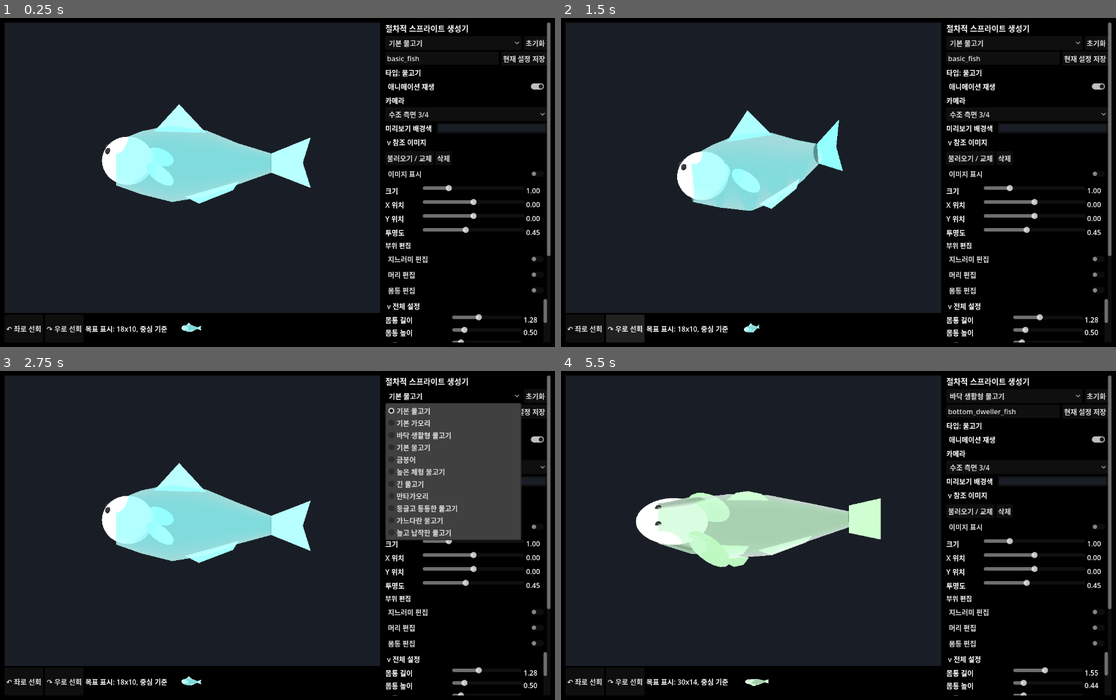
Above: before the commit, frames 1-4 (two rows, left to right).
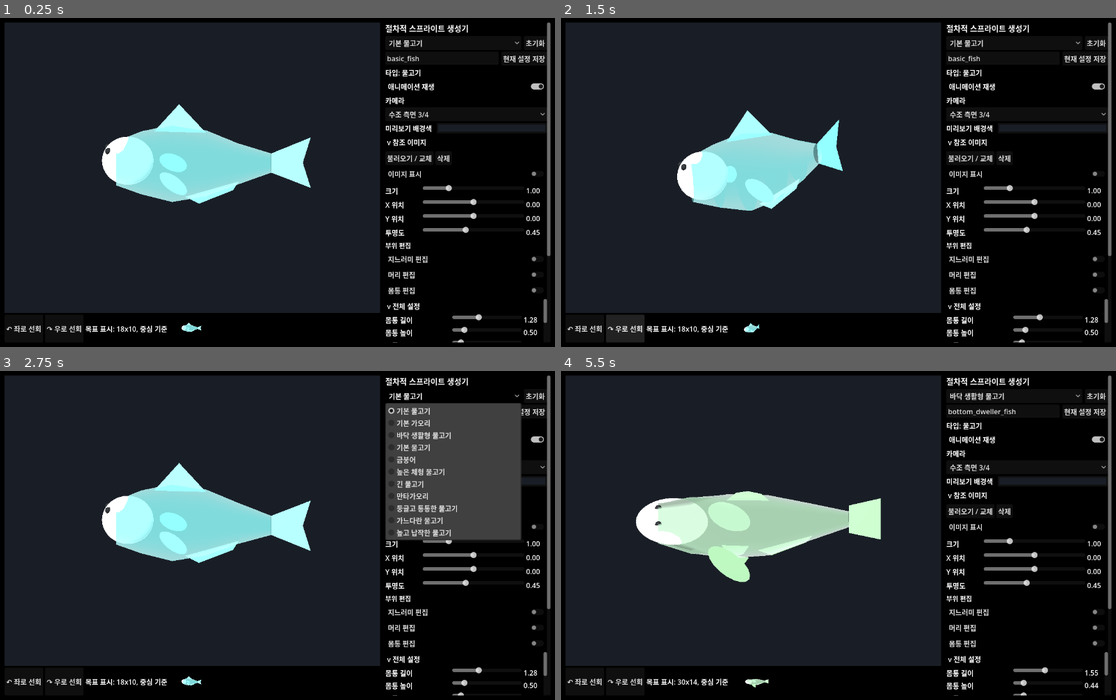
Above: after the commit, the same moments.

Repository: currywhaleshark/aquarium_sprite_mock-up_generator
Game: Godot game, scene res://scenes/Main.tscn
Two runs of this game, one before a commit and one after it. Both use one fixed random seed, a clock stepped at 60 frames per second and the inputs below.
Inputs:
- Up to frame 1 (0.25 s): no input
- Up to frame 2 (1.5 s): click "↶ 좌로 선회" at 0.5 s; click "↷ 우로 선회" at 1.25 s
- Up to frame 3 (2.75 s): click "기본 물고기" at 2 s
- Up to frame 4 (5.5 s): click "초기화" at 2.75 s; click "현재 설정 저장" at 3.5 s; click "basic_fish (사용자)" at 4.25 s; click "애니메이션 재생" at 5 s

The runs differ from the first frame. In frame 1, 0.4% of the frame differs, in the area x 26-35%, y 39-96%; in frame 2, 0.3%; in frame 3, 0.4%; in frame 4, 1.0%, in the area x 22-36%, y 36-97%.

Commit message:
feat: align pectoral & pelvic fin pivots at the root to prevent body clipping and enable natural flapping

Diff:
--- a/scripts/creature/FishRig.gd
+++ b/scripts/creature/FishRig.gd
@@ -942,6 +942,7 @@
 	return PF.polygon_fin(fin_name, _curved_fin_points(side, attach_t, margin, points, follow), material)
 
 func _get_fin_points(fin_name: String, shape: String, length: float, height: float) -> PackedVector3Array:
+	var pts: PackedVector3Array
 	if shape == "bezier":
 		var slot := _fin_name_to_slot(fin_name)
 		var prefix := slot + "_bezier_"
@@ -951,8 +952,17 @@
 		var p2_y := param_float(prefix + "p2_y", 1.0)
 		var p1 := Vector2(length * p1_x, height * p1_y)
 		var p2 := Vector2(length * p2_x, height * p2_y)
-		return PF.bezier_fin_points(length, height, p1, p2)
-	return PF._fin_shape_points(shape, length, height)
+		pts = PF.bezier_fin_points(length, height, p1, p2)
+	else:
+		pts = PF._fin_shape_points(shape, length, height)
+
+	var slot := _fin_name_to_slot(fin_name)
+	if slot == "pectoral" or slot == "pelvic":
+		var shifted := PackedVector3Array()
+		for p in pts:
+			shifted.append(p + Vector3(length * 0.5, 0.0, 0.0))
+		pts = shifted
+	return pts
 
 func _fin_name_to_slot(fin_name: String) -> String:
 	if fin_name.begins_with("DorsalFin1"):
--- a/scripts/creature/PrimitiveFactory.gd
+++ b/scripts/creature/PrimitiveFactory.gd
@@ -388,11 +388,11 @@
 			])
 
 static func oval_fin(name: String, radius_x: float, radius_y: float, material: Material, segments: int = 18) -> MeshInstance3D:
-	var vertices := PackedVector3Array([Vector3.ZERO])
+	var vertices := PackedVector3Array([Vector3(radius_x, 0.0, 0.0)])
 	var indices := PackedInt32Array()
 	for i in segments:
 		var angle := TAU * float(i) / float(segments)
-		vertices.append(Vector3(cos(angle) * radius_x, sin(angle) * radius_y, 0.0))
+		vertices.append(Vector3(cos(angle) * radius_x + radius_x, sin(angle) * radius_y, 0.0))
 	for i in segments:
 		indices.append(0)
 		indices.append(i + 1)
